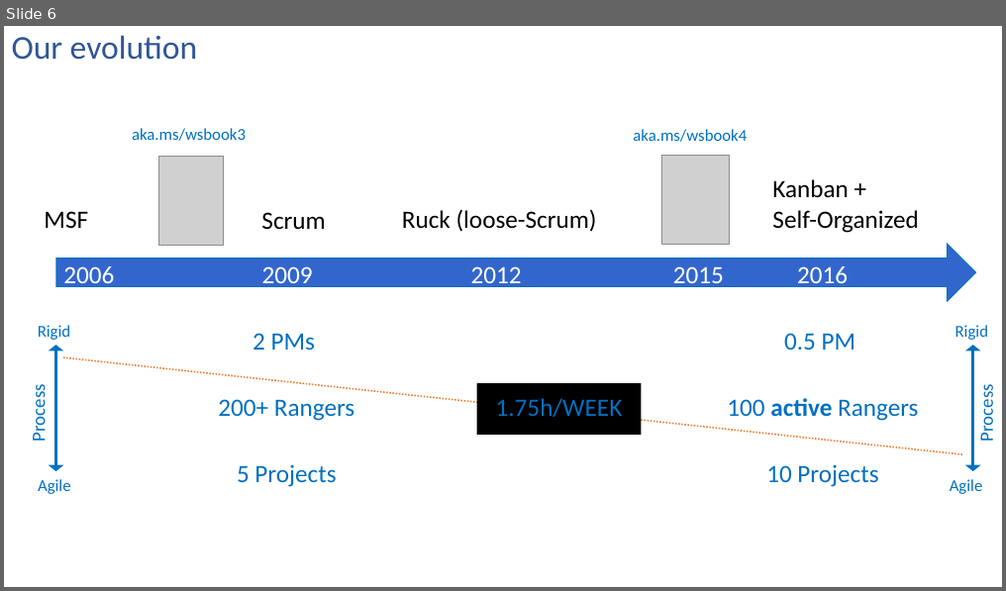
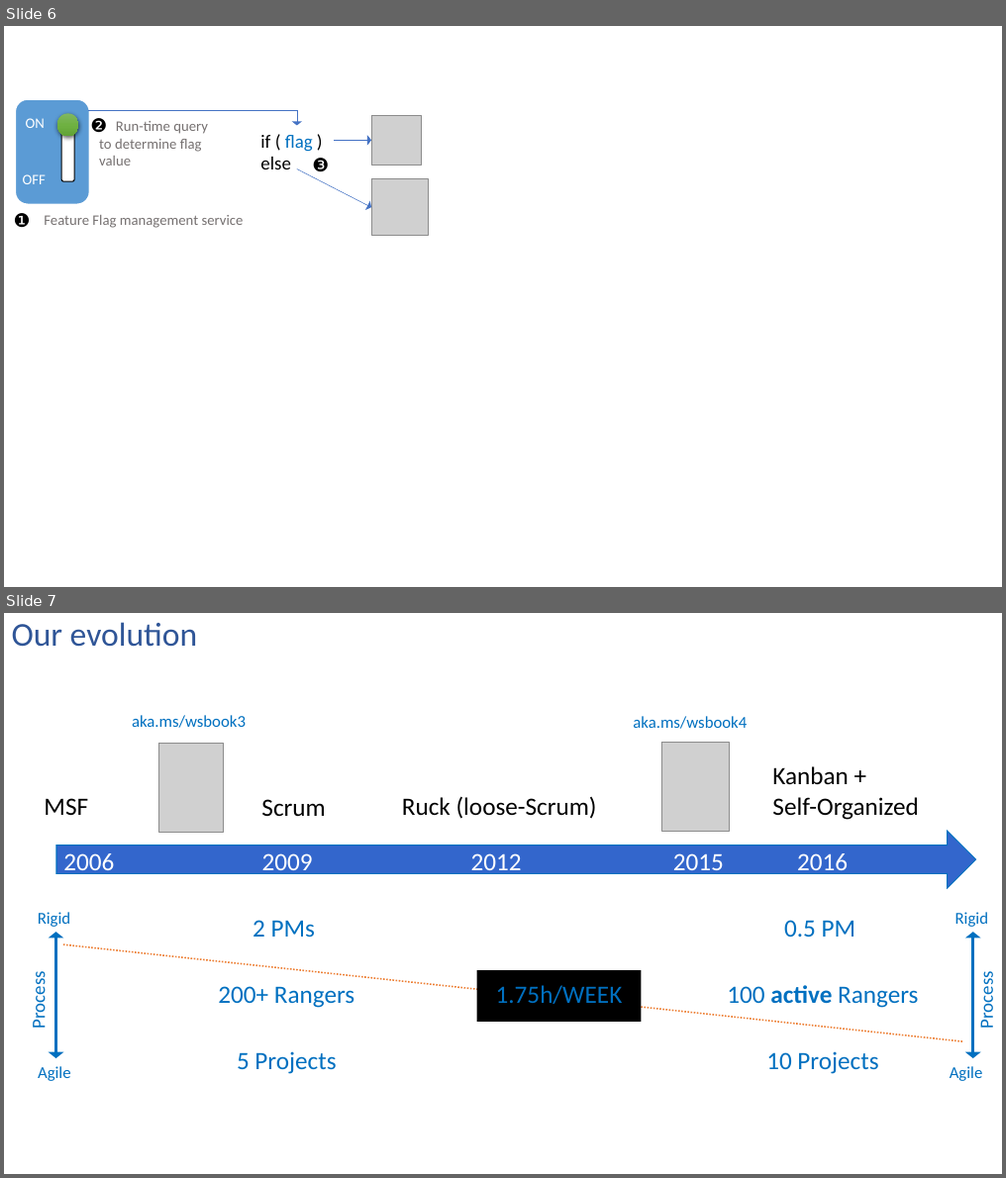
Before and after one commit to ALM-Rangers/Guidance, a slide deck: src/Stories/Story illustrations.pptx. Shown one above the other, each under a label of ours: slide 6 before the commit, slides 6 and 7 after it. The pictures are 1006x591 and 1006x1178 pixels, drawn with LibreOffice and Linux fonts; fonts in the diff are those of the drawing; grey boxes stand for pictures. Boxes give left, top, right and bottom in pixels: in the first picture for what was removed or moved away, otherwise in the second. Text is boxed around its words. In the diff, an @@ line names an element or a change of style, - is before the commit and + after.

```diff
--- a/src/Stories/Story illustrations.pptx
+++ b/src/Stories/Story illustrations.pptx
@@ slide 6 added at bbox=[4, 26, 1002, 587], background #FFFFFF @@
@@ rounded rectangle added at bbox=[15, 99, 89, 205], fill #5B9BD5, outline #FFFFFF 1.5 pt @@
@@ ellipse added at bbox=[57, 113, 78, 137], fill gradient #81B861 to #6FB242 to #62A336 @@
@@ elbow arrow added from (88, 110) to (297, 126), #4472C4 0.5 pt @@
@@ text added at bbox=[26, 118, 45, 128], 14 pt, text #FFFFFF @@
+ON
@@ rounded rectangle added at bbox=[61, 123, 74, 181], fill #FFFFFF, outline #000000 1 pt @@
@@ text added at bbox=[90, 118, 107, 132], 18 pt, text #000000 @@
+❷
@@ text added at bbox=[99, 121, 208, 166], 14 pt, text #767171 @@
+Run-time query to determine flag value
@@ text added at bbox=[260, 135, 313, 170], 18 pt, text #000000 @@
+if ( flag )
+else
@@ arrow added from (334, 141) to (371, 141), #4472C4 0.5 pt @@
@@ picture added at bbox=[371, 115, 421, 165] @@
@@ arrow added from (297, 169) to (371, 207), #4472C4 0.5 pt @@
@@ text added at bbox=[312, 158, 329, 172], 18 pt, text #000000 @@
+❸
@@ text added at bbox=[23, 174, 46, 184], 14 pt, text #FFFFFF @@
+OFF
@@ picture added at bbox=[371, 179, 428, 236] @@
@@ text added at bbox=[14, 213, 31, 227], 18 pt, text #000000 @@
+❶
@@ text added at bbox=[44, 215, 244, 228], 14 pt, text #767171 @@
+Feature Flag management service
@@ what was slide 6 is now slide 7 @@
```
Also in this commit, not shown: 1 slide changed, 1 other slide added, 6 other files.
